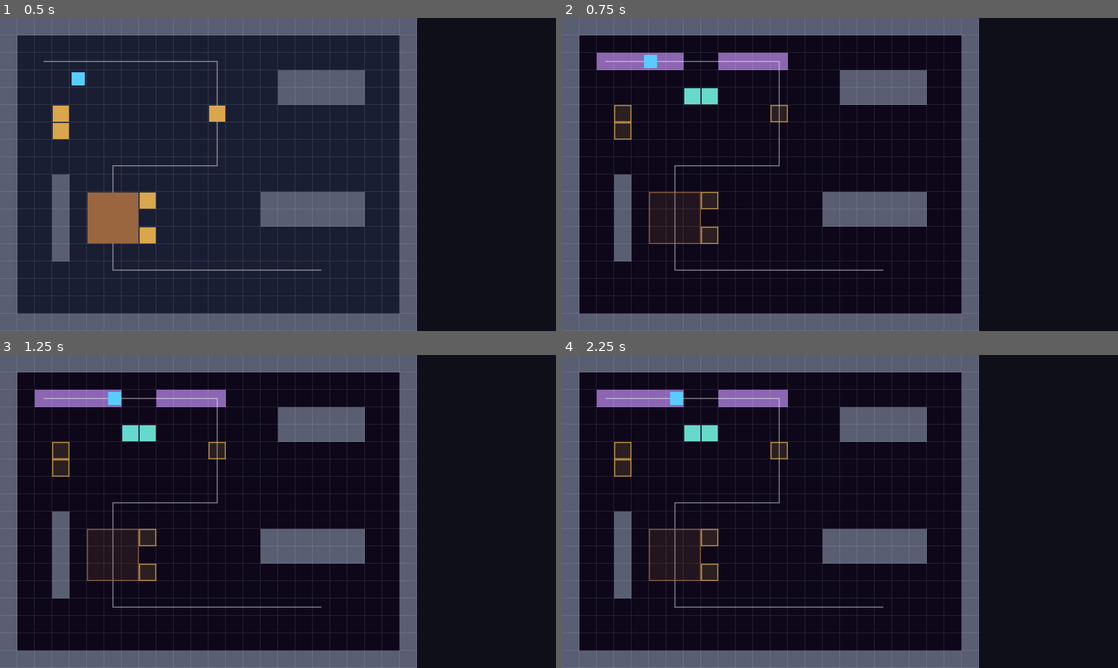
Above: before the commit, frames 1-4 (two rows, left to right).
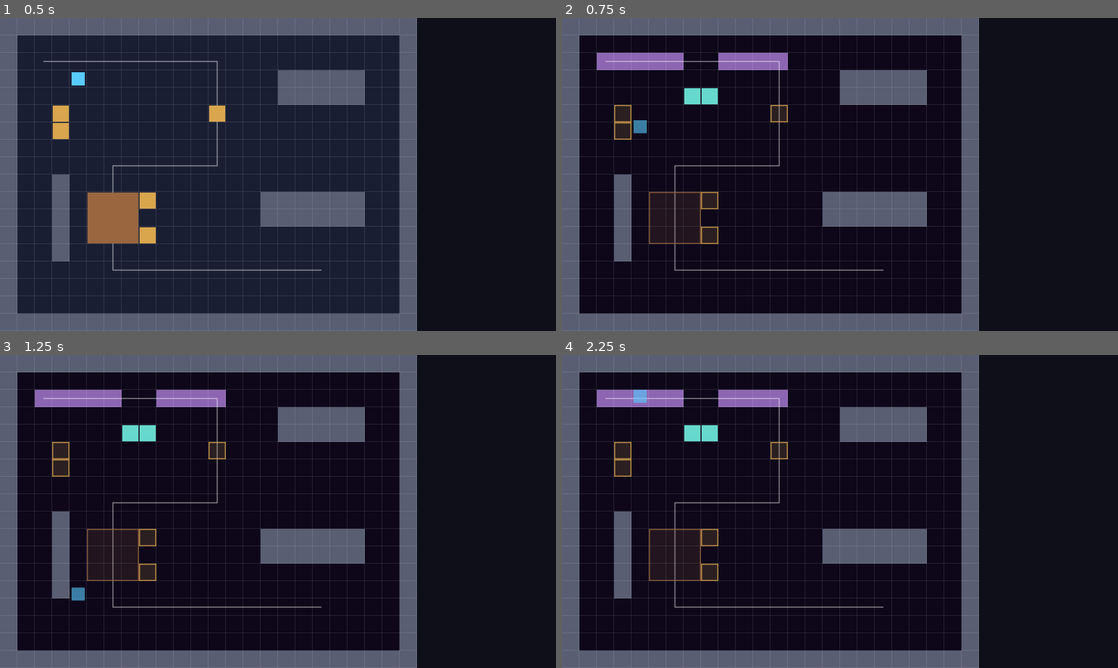
Above: after the commit, the same moments.

Repository: ConanY123/Game-Jam-Drift-MICK
Game: Godot game, scene res://scenes/levels/level-1.tscn
Same seed, same stepped clock (60 frames per second), same inputs: the game is played once before the commit and once after it. The project has no main scene, so this scene is started directly.
Inputs:
- Up to frame 1 (0.5 s): no input
- Up to frame 2 (0.75 s): tap Enter at 0.5 s; hold D (move_right) from 0.53 s (still down); hold C (switch_realm) from 0.53 s (still down)
- Up to frame 3 (1.25 s): keep holding D (move_right); keep holding C (switch_realm); tap Space at 0.77 s
- Up to frame 4 (2.25 s): release D (move_right) at 1.28 s; release C (switch_realm) at 1.28 s; hold S (move_down) 1.28-2.03 s; tap Z (interact) at 1.35 s; tap Space at 1.52 s; tap C (switch_realm) at 1.55 s; hold D (move_right) from 2.03 s (still down); hold C (switch_realm) from 2.03 s (still down)

Frame 1 is identical in both runs. In frame 2, 0.2% of the frame differs, in the area x 12-18%, y 11-37%; in frame 3, 0.2%; in frame 4, 0.2%.

Commit message:
Changed falling down effect

Diff:
--- a/project.godot
+++ b/project.godot
@@ -11,7 +11,7 @@
 [application]
 
 config/name="Drift game jam"
-config/features=PackedStringArray("4.6", "Mobile")
+config/features=PackedStringArray("4.7", "Mobile")
 config/icon="res://icon.svg"
 
 [display]
--- a/scripts/core/level_base.gd
+++ b/scripts/core/level_base.gd
@@ -49,15 +49,15 @@
 	var b = solids[Realm.DREAM].get(cell)
 	return b is Pushable and b.is_floor
 
-func ensure_player_is_on_safe_dream_floor() -> void:
+# True when the player is standing over a dream gap (no floor) and should fall.
+# Only meaningful in the dream realm. In the physical realm the ground is solid.
+func player_over_dream_gap() -> bool:
 	if player == null or realm != Realm.DREAM:
-		return
+		return false
 	var cell := Grid.pos_to_cell(player.position)
 	if not Grid.in_bounds(cell):
-		player.position = closest_dream_floor(player.position)
-		return
-	if not is_dream_floor(cell):
-		player.position = closest_dream_floor(player.position)
+		return true
+	return not is_dream_floor(cell)
 
 func _ready() -> void:
 	build()
@@ -75,7 +75,6 @@
 func switch_realm() -> void:
 	realm = Realm.DREAM if realm == Realm.PHYSICAL else Realm.PHYSICAL
 	realm_changed.emit(realm)
-	ensure_player_is_on_safe_dream_floor()
 	queue_redraw()
 
 # ---------- occupancy ----------
@@ -131,7 +130,6 @@
 	p.position = Grid.cell_to_center(cell)
 	player = p
 	add_child(p)
-	ensure_player_is_on_safe_dream_floor()
 	return p
 
 # ---------- debug drawing ----------
--- a/scripts/player/player.gd
+++ b/scripts/player/player.gd
@@ -9,6 +9,7 @@
 const SPEED := 96.0  # 3 cells per second, about 2x the roommate
 const MASH_GAIN := 0.1  # seconds of progress per key press
 const MASH_DECAY := 0.5  # progress lost per second when not pressing
+const FALL_SPEED := 480.0  # how fast you drop while falling through a dream gap
 
 var level: LevelBase
 var push_target: Pushable
@@ -16,10 +17,39 @@
 var push_timer := 0.0
 var locked_to: Pushable  # box just pushed; key must be released before using another
 
+# Dream-gap fall: slide off the bottom, wrap to the top, land on nearest floor.
+# This only wastes time for the player (unlike the roommate, who fails).
+var falling := false
+var land_target := Vector2.ZERO  # where to land once we've wrapped around
+var wrapped := false  # have we already looped past the bottom edge?
+
 func _ready() -> void:
 	_setup_input()
+	if level != null:
+		# Leaving the dream mid-fall cancels it (no gaps in the physical world).
+		level.realm_changed.connect(_on_realm_changed)
+
+func _on_realm_changed(new_realm: int) -> void:
+	if falling and new_realm == LevelBase.Realm.PHYSICAL:
+		falling = false
+		wrapped = false
 
 func _physics_process(delta: float) -> void:
+	if level == null:
+		return
+
+	# Falling takes over everything: no walking, no pushing until we land.
+	if falling:
+		_update_fall(delta)
+		queue_redraw()
+		return
+
+	# Standing over a dream gap? Start the fall this frame.
+	if level.player_over_dream_gap():
+		_begin_fall()
+		queue_redraw()
+		return
+
 	var input := Input.get_vector("move_left", "move_right", "move_up", "move_down")
 	var step := input * SPEED * delta
 
@@ -36,9 +66,37 @@
 		target = hit_y
 		dir = Vector2i(0, int(sign(step.y)))
 	_update_push(target, dir, delta)
-	if level != null:
-		level.ensure_player_is_on_safe_dream_floor()
 	queue_redraw()
+
+# ---------- dream-gap fall ----------
+
+func _begin_fall() -> void:
+	falling = true
+	wrapped = false
+	# Lock in where we'll land: the nearest standable dream floor to here.
+	land_target = level.closest_dream_floor(position)
+	# Clear any push state so we don't resume shoving mid-fall.
+	push_target = null
+	push_timer = 0.0
+	locked_to = null
+
+func _update_fall(delta: float) -> void:
+	var field_bottom := Grid.FIELD_ROWS * Grid.CELL
+	position.y += FALL_SPEED * delta
+
+	if not wrapped:
+		# Keep dropping until fully off the bottom, then reappear above the top.
+		if position.y - SIZE / 2.0 > field_bottom:
+			wrapped = true
+			# Snap X to the landing column and re-enter from above the screen.
+			position.x = land_target.x
+			position.y = -SIZE / 2.0
+	else:
+		# Falling back down toward the landing floor.
+		if position.y >= land_target.y:
+			position = land_target
+			falling = false
+			wrapped = false
 
 # Moves if free. Returns null on success, or whatever blocked us.
 func _move_axis(offset: Vector2) -> Node:
@@ -128,7 +186,10 @@
 
 func _draw() -> void:
 	var half := SIZE / 2.0
-	draw_rect(Rect2(-half, -half, SIZE, SIZE), Color(0.35, 0.8, 1.0))
-	if push_target != null:  # little progress bar while you push
+	var body := Color(0.35, 0.8, 1.0)
+	if falling:
+		body = Color(0.35, 0.8, 1.0, 0.6)  # faded while tumbling through the void
+	draw_rect(Rect2(-half, -half, SIZE, SIZE), body)
+	if push_target != null and not falling:  # little progress bar while you push
 		var t := clampf(push_timer / push_target.hold_time(), 0.0, 1.0)
 		draw_rect(Rect2(-half, -half - 8, SIZE * t, 3), Color.WHITE)
